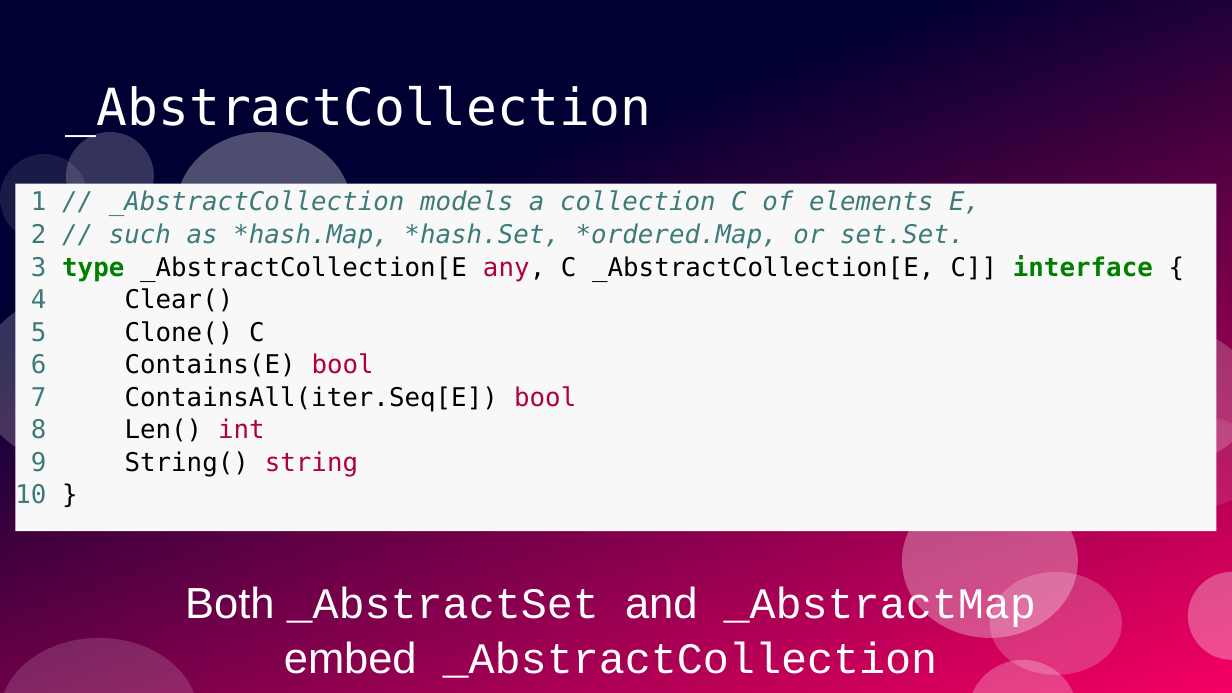
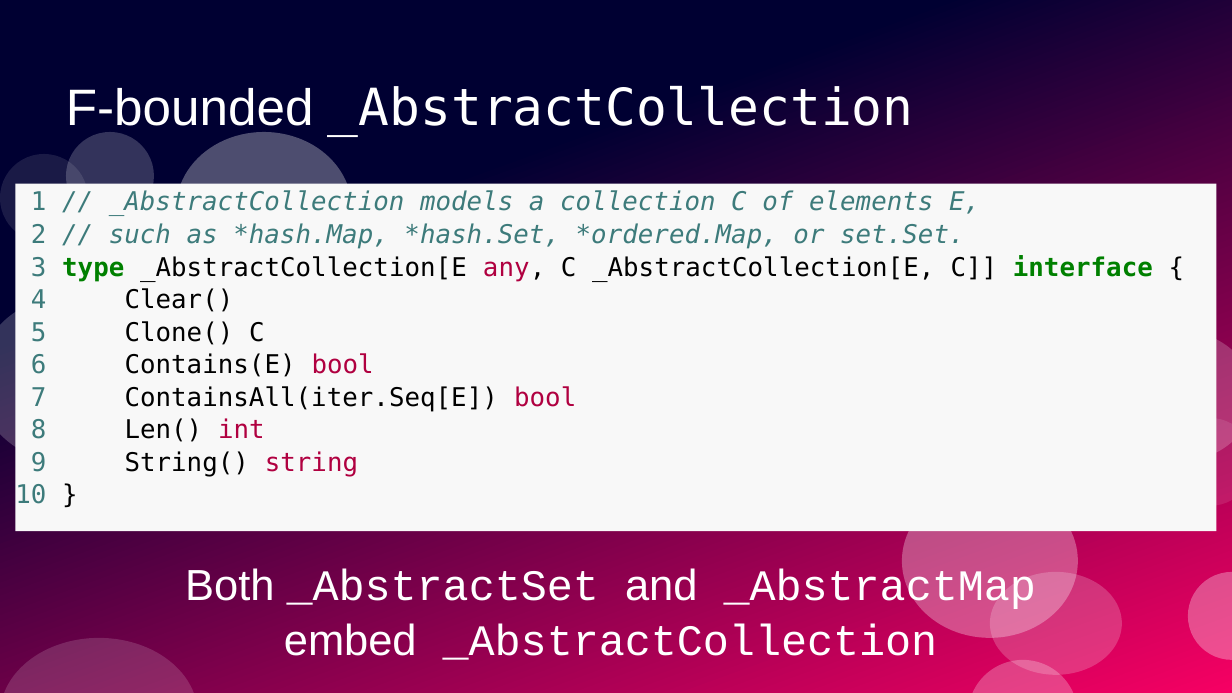
Before and after one commit to ramalho/sets-in-go, a slide deck: slide 49 of sets-in-go.odp (slide 40 before the commit). Drawn at 1232x693 pixels with LibreOffice and Linux fonts; fonts in the diff are those of the drawing. Boxes give left, top, right and bottom in pixels: in the first picture for what was removed or moved away, otherwise in the second. Text is boxed around its words. In the diff, an @@ line names an element or a change of style, - is before the commit and + after.

```diff
--- a/sets-in-go.odp
+++ b/sets-in-go.odp
@@ title at [66,85,914,136]: text changed @@
-_AbstractCollection
+F-bounded _AbstractCollection
@@ text "Both _AbstractSet and _AbstractMap embed ...": place and size @@
-text "Both _AbstractSet and _AbstractMap embed ..." at [185,586,1036,678]
+text "Both _AbstractSet and _AbstractMap embed ..." at [185,568,1036,660]
```
Also in this commit, not shown: 3 other slides changed, 7 slides added, 1 other file.
